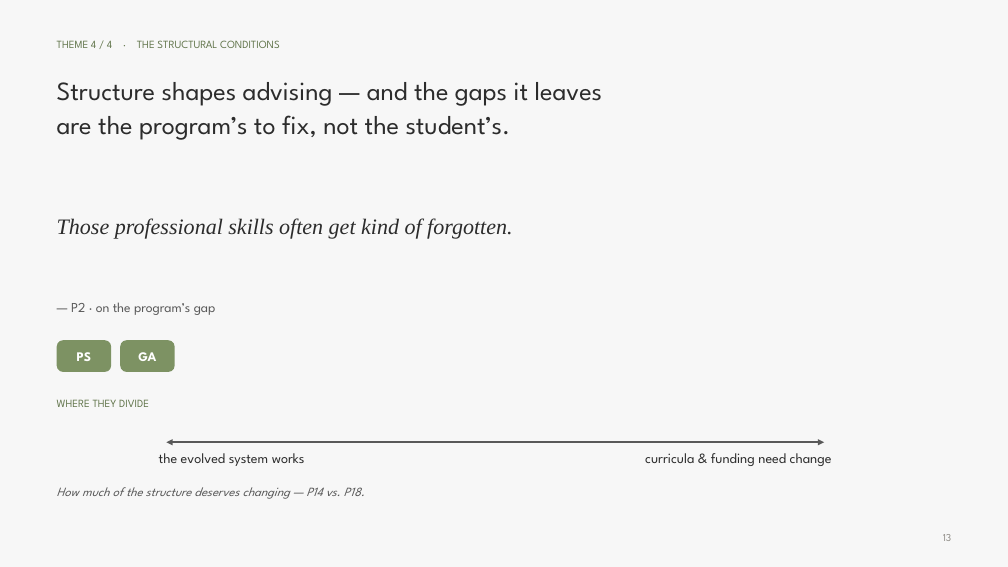
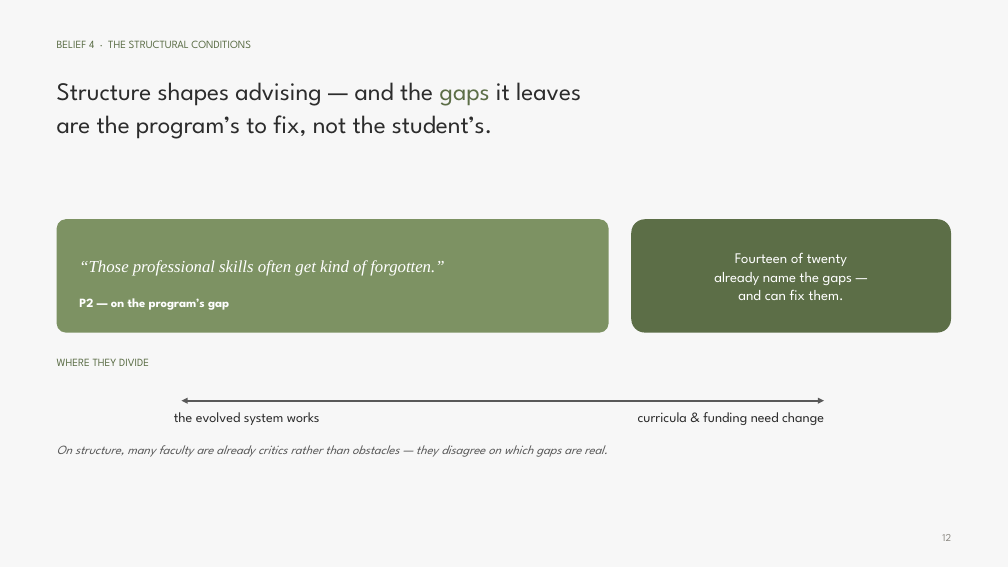
Before and after one commit to 7ahra/resnet_exploration, a slide deck: slide 12 of bcce_2026_faculty_beliefs/BCCE2026_faculty_beliefs.pptx (slide 13 before the commit). Drawn at 1008x567 pixels with LibreOffice and Linux fonts; fonts in the diff are those of the drawing; background and template pictures are left out. Boxes give left, top, right and bottom in pixels: in the first picture for what was removed or moved away, otherwise in the second. Text is boxed around its words. In the diff, an @@ line names an element or a change of style, - is before the commit and + after.

```diff
--- a/bcce_2026_faculty_beliefs/BCCE2026_faculty_beliefs.pptx
+++ b/bcce_2026_faculty_beliefs/BCCE2026_faculty_beliefs.pptx
@@ text at (x1=57, y1=40, x2=251, y2=48): text changed; text colour #64774E to #5C6E47 @@
-THEME 4 / 4 · THE STRUCTURAL CONDITIONS
+BELIEF 4 · THE STRUCTURAL CONDITIONS
@@ text "Structure shapes advising — and ..." at (x1=57, y1=82, x2=581, y2=139): size 25 to 24 pt; text colour #2C2C2C to #5C6E47 in "gaps"; line spacing 1.08 to 1.1 @@
@@ rounded rectangle added at (x1=57, y1=219, x2=609, y2=333), fill #7D9263 @@
@@ text "“Those professional skills often get ..." at (x1=79, y1=260, x2=444, y2=276): vertical alignment top to middle @@
@@ rounded rectangle added at (x1=631, y1=219, x2=951, y2=333), fill #5C6E47 @@
@@ text at (x1=79, y1=260, x2=444, y2=276): text changed; size 21 to 16 pt; text colour #2C2C2C to #FFFFFF @@
-Those professional skills often get kind of forgotten.
+“Those professional skills often get kind of forgotten.”
@@ text added at (x1=714, y1=252, x2=852, y2=300), 14 pt, text #FFFFFF @@
+Fourteen of twenty
+already name the gaps —
+and can fix them.
@@ text at (x1=79, y1=298, x2=229, y2=310): text changed; size 13 to 12 pt; text colour #595959 to #FFFFFF; bold on @@
-— P2 · on the program’s gap
+P2 — on the program’s gap
@@ text "WHERE THEY DIVIDE" moved from (x1=57, y1=399, x2=149, y2=407) to (x1=57, y1=358, x2=149, y2=366) @@
@@ text "WHERE THEY DIVIDE" at (x1=57, y1=358, x2=149, y2=366): text colour #64774E to #5C6E47 @@
@@ rounded rectangle removed at (x1=57, y1=340, x2=111, y2=372) @@
@@ text removed at (x1=77, y1=352, x2=92, y2=361) @@
-PS
@@ rounded rectangle removed at (x1=120, y1=340, x2=175, y2=372) @@
@@ text removed at (x1=138, y1=352, x2=156, y2=361) @@
-GA
@@ text "the evolved system works" moved from (x1=159, y1=453, x2=305, y2=466) to (x1=174, y1=412, x2=320, y2=425) @@
@@ double arrow moved from (166, 442) - (824, 442) to (181, 401) - (824, 401) @@
@@ text "curricula & funding need change" moved from (x1=645, y1=453, x2=832, y2=466) to (x1=638, y1=412, x2=824, y2=425) @@
@@ text added at (x1=57, y1=445, x2=607, y2=457), 12 pt, text #595959, italic @@
+On structure, many faculty are already critics rather than obstacles — they disagree on which gaps are real.
@@ text removed at (x1=57, y1=487, x2=365, y2=499) @@
-How much of the structure deserves changing — P14 vs. P18.
@@ text at (x1=942, y1=534, x2=951, y2=541): text changed @@
-13
+12
```
Also in this commit, not shown: 9 other slides changed, 5 slides added, 6 slides removed, 3 other files.
